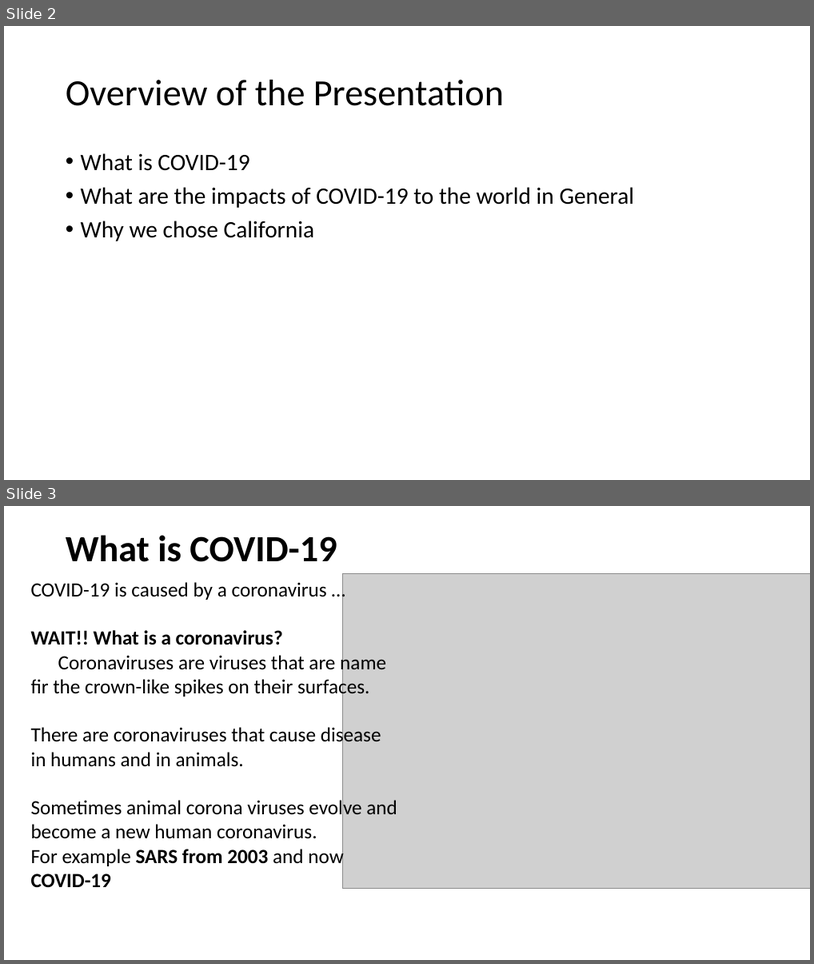
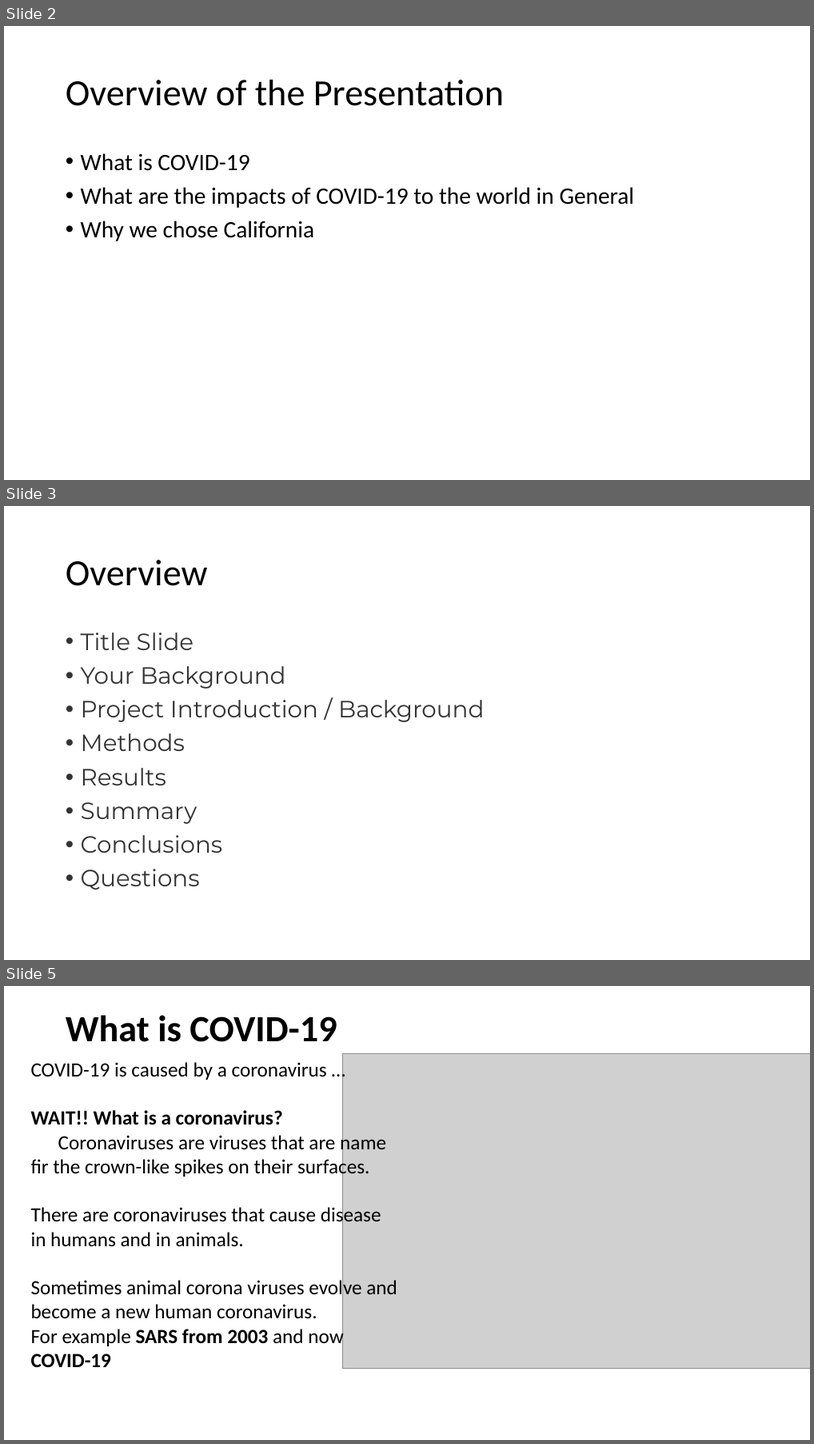
Before and after one commit to engmarkrezk/DFT_FinalProject, a slide deck: RecoverdDFTppt.pptx. Shown one above the other, each under a label of ours: slides 2 and 3 before the commit, slides 2, 3 and 5 after it; the slides between them are not shown. The pictures are 814x964 and 814x1444 pixels, drawn with LibreOffice and Linux fonts; fonts in the diff are those of the drawing; grey boxes stand for pictures. Boxes give left, top, right and bottom in pixels: in the first picture for what was removed or moved away, otherwise in the second. Text is boxed around its words. In the diff, an @@ line names an element or a change of style, - is before the commit and + after.

Commit message:
Edits to the ppt

```diff
--- a/RecoverdDFTppt.pptx
+++ b/RecoverdDFTppt.pptx
@@ slide 3 added at (x1=4, y1=506, x2=810, y2=960), background #FFFFFF @@
@@ title added at (x1=66, y1=560, x2=208, y2=586), 44 pt, text #000000 @@
+Overview
@@ text added at (x1=81, y1=632, x2=484, y2=889), 28 pt, text #333333 @@
+• Title Slide
+• Your Background
+• Project Introduction / Background
+• Methods
+• Results
+• Summary
+• Conclusions
+• Questions
@@ what was slide 3 is now slide 5 @@
```
Also in this commit, not shown: 1 other slide added.
